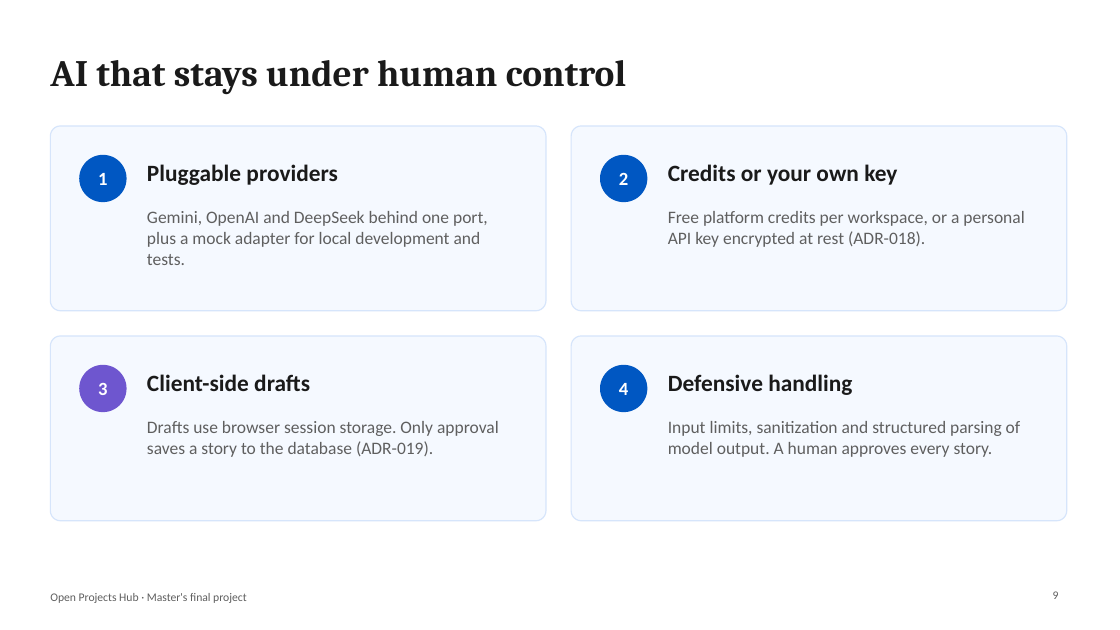
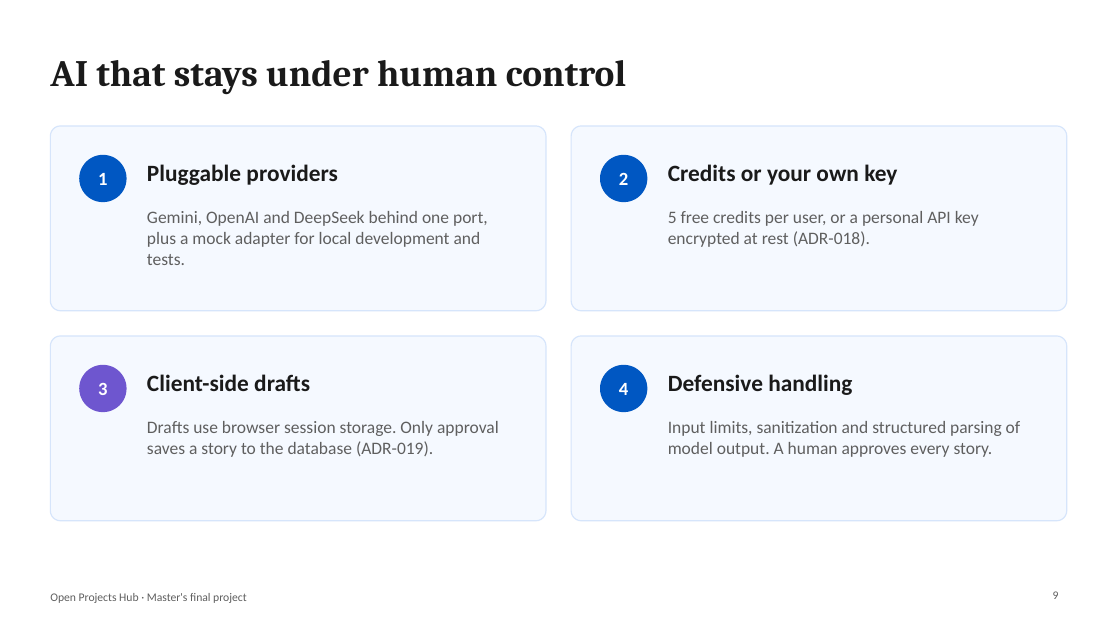
Before and after one commit to alonsovndev/open-projects-hub-docs, a slide deck: slide 9 of static/tfm/open-projects-hub-tfm.pptx. Drawn at 1120x630 pixels with LibreOffice and Linux fonts; fonts in the diff are those of the drawing. Boxes give left, top, right and bottom in pixels: in the first picture for what was removed or moved away, otherwise in the second. Text is boxed around its words. In the diff, an @@ line names an element or a change of style, - is before the commit and + after.

```diff
--- a/static/tfm/open-projects-hub-tfm.pptx
+++ b/static/tfm/open-projects-hub-tfm.pptx
@@ text at [668, 211, 979, 247]: text changed @@
-Free platform credits per workspace, or a personal API key encrypted at rest (ADR-018).
+5 free credits per user, or a personal API key encrypted at rest (ADR-018).
```
Also in this commit, not shown: 2 other slides changed.
